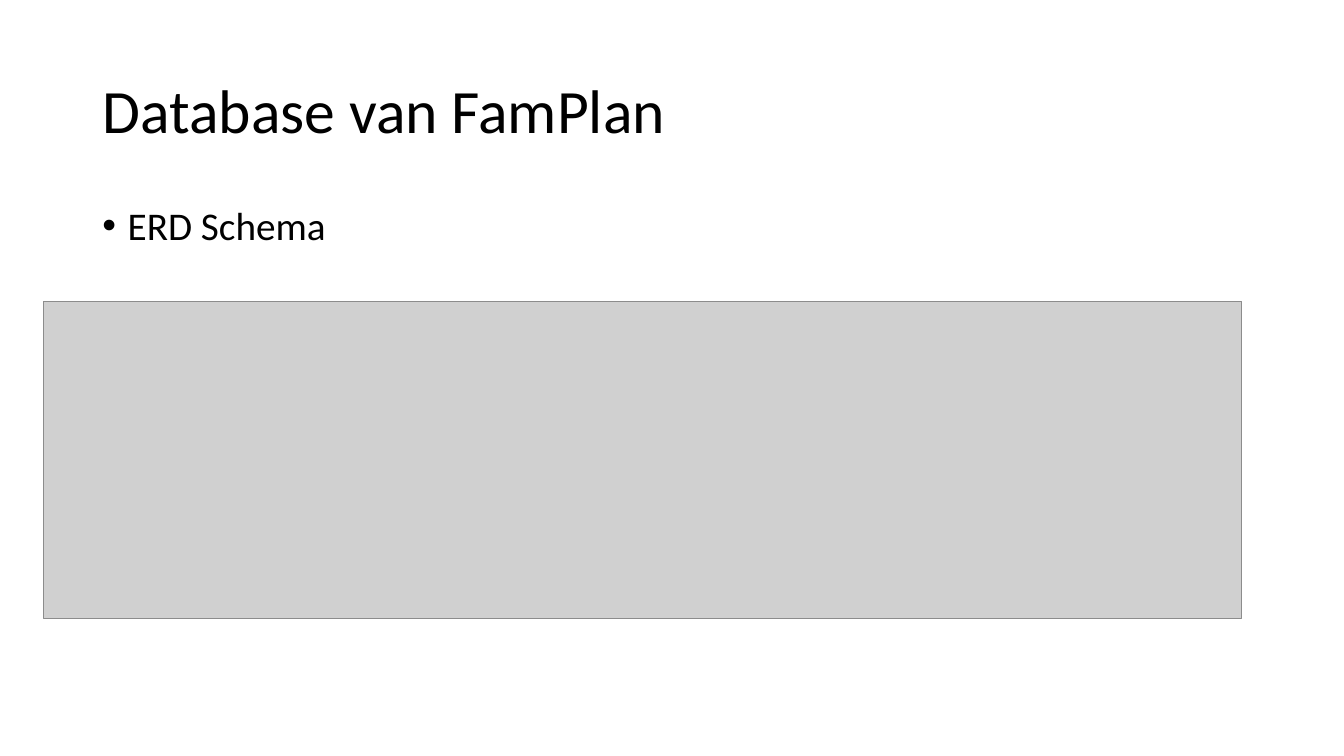
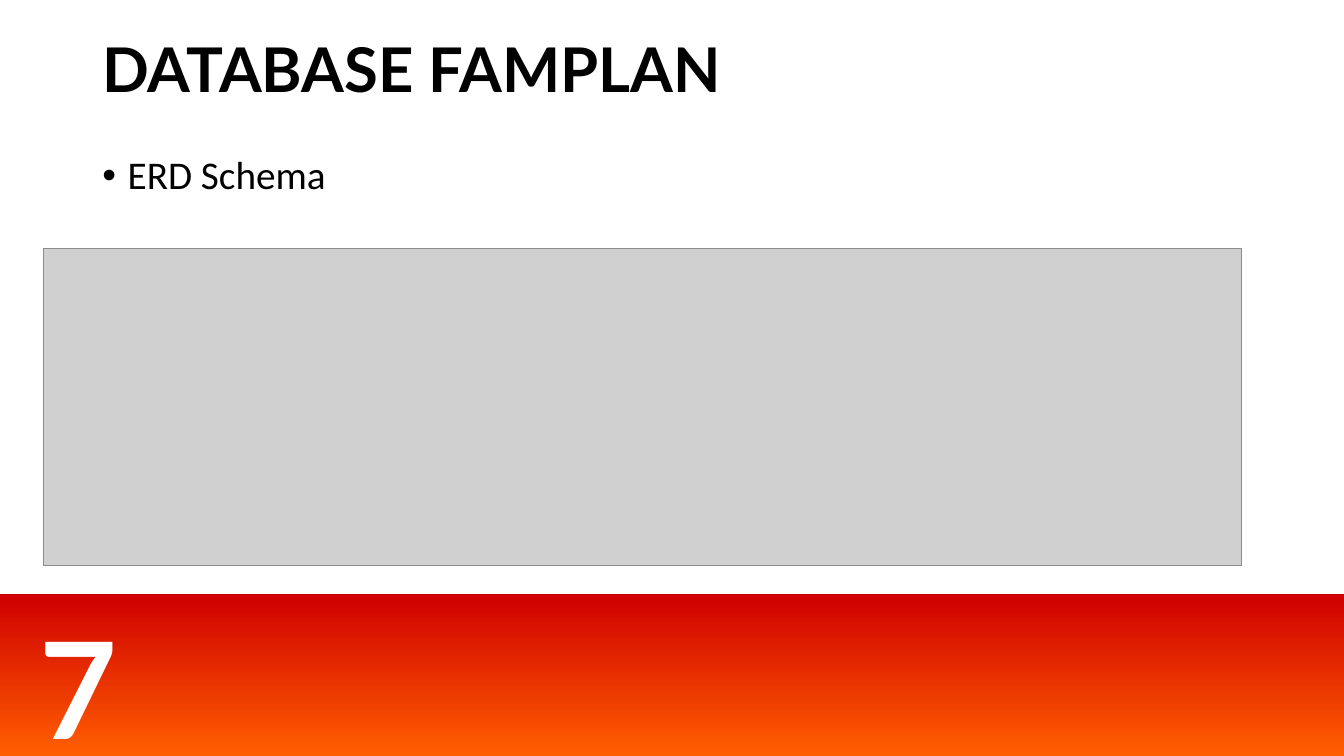
Before and after one commit to christianmesinas/famplan, a slide deck: slide 7 of presentatie/FamPlan pitch.odp. Drawn at 1344x756 pixels with LibreOffice and Linux fonts; fonts in the diff are those of the drawing; grey boxes stand for pictures. Boxes give left, top, right and bottom in pixels: in the first picture for what was removed or moved away, otherwise in the second. Text is boxed around its words. In the diff, an @@ line names an element or a change of style, - is before the commit and + after.

```diff
--- a/presentatie/FamPlan pitch.odp
+++ b/presentatie/FamPlan pitch.odp
@@ title at (x1=102, y1=47, x2=721, y2=93): text changed; font Calibri to Lato; bold on @@
-Database van FamPlan
+DATABASE FAMPLAN
@@ text "ERD Schema" moved from (x1=128, y1=212, x2=326, y2=241) to (x1=128, y1=161, x2=326, y2=190) @@
@@ picture moved from (x1=43, y1=301, x2=1242, y2=619) to (x1=43, y1=248, x2=1242, y2=566) @@
@@ freeform shape added at (x1=0, y1=594, x2=1343, y2=756), fill gradient #FF5E00 to #CF0000 @@
@@ text added at (x1=40, y1=623, x2=118, y2=739), 96 pt, text #FFFFFF, bold @@
+7
```
Also in this commit, not shown: 9 other slides changed.
